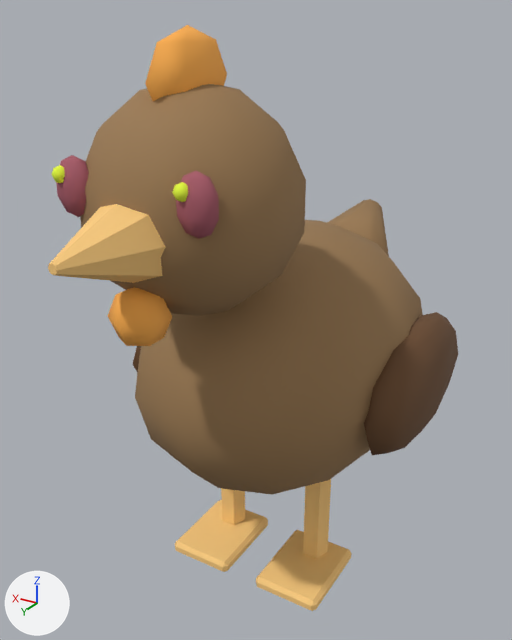
The FBX model client/CultOfComfort.Unity/Assets/Resources/Art/Models/chicken.fbx as it was, and as the next commit left it.
The view is the same before and after, from a 50 mm camera at (-0.241, 0.431, 0.423) aimed at (0.008, 0.014, 0.215). The axes (+X, +Y, +Z) are drawn at lower left. The lights are the same throughout. The first picture is the older version. Where no turn or scale is listed for an object, it has been applied to the vertices.

In view in the first picture: 'ArmL', 'Body', 'Head', 'LegL', 'LegR' and 1 more.
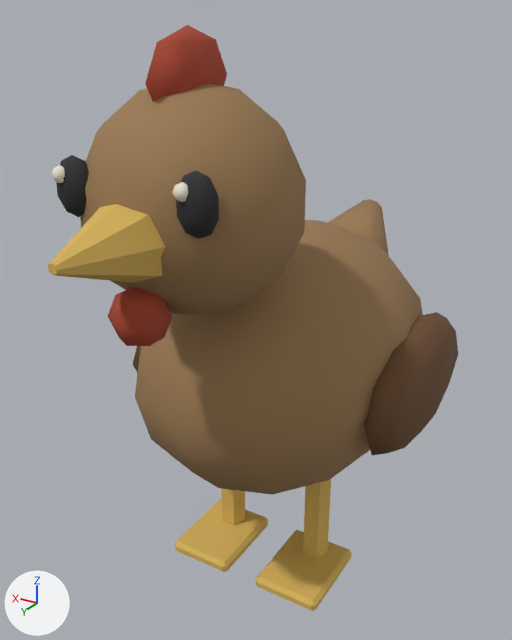
The change, as JSON lines over the scene's bpy script:
```json
{"block": "me_legl", "where": "me_legl.from_pydata(...)  # 34 vertices, 33 faces; spans x -0.027..0.027, y -0.018..0.054, z -0.09..0.0"}
{"block": "me_legl", "where": "# used by ob_legl; location = (-0.0405, 0.0, 0.09)"}
{"block": "me_legl", "change": "me_legl part 3: texture (UV) coordinates of 33 of 33 faces, centred in x -0.027..0.027, y -0.018..0.054, z -0.09..0.0, changed; they spanned u 0.81..0.81, v 0.38..0.38 and now span u 0.81..0.81, v 0.5..0.5"}
{"block": "me_head", "where": "me_head.from_pydata(...)  # 226 vertices, 256 faces; spans x -0.063..0.063, y -0.039..0.14, z 0.0..0.166"}
{"block": "me_head", "where": "# used by ob_head; location = (0.0, 0.072, 0.252)"}
{"block": "me_head", "change": "me_head part 2: 256 kept faces spanning x -0.063..0.063, y -0.039..0.14, z 0.0..0.166 get new texture (UV) coordinates"}
{"block": "me_legr", "where": "me_legr.from_pydata(...)  # 34 vertices, 33 faces; spans x -0.027..0.027, y -0.018..0.054, z -0.09..0.0"}
{"block": "me_legr", "where": "# used by ob_legr; location = (0.0405, 0.0, 0.09)"}
{"block": "me_legr", "change": "me_legr part 1: texture (UV) coordinates of 33 of 33 faces, centred in x -0.027..0.027, y -0.018..0.054, z -0.09..0.0, changed; they spanned u 0.81..0.81, v 0.38..0.38 and now span u 0.81..0.81, v 0.5..0.5"}
```

Changed parts and their boxes [x1, y1, x2, y2] in the pictures (512 x 640 px):
```json
{"part": 1, "of": "me_legr", "change": "surface changed", "before": [175, 488, 268, 572], "after": [175, 488, 268, 572]}
{"part": 2, "of": "me_head", "change": "surface changed", "before": [48, 25, 227, 346], "after": [48, 25, 227, 346], "on screen": "darker"}
{"part": 3, "of": "me_legl", "change": "surface changed", "before": [256, 479, 351, 611], "after": [256, 479, 351, 611]}
```
